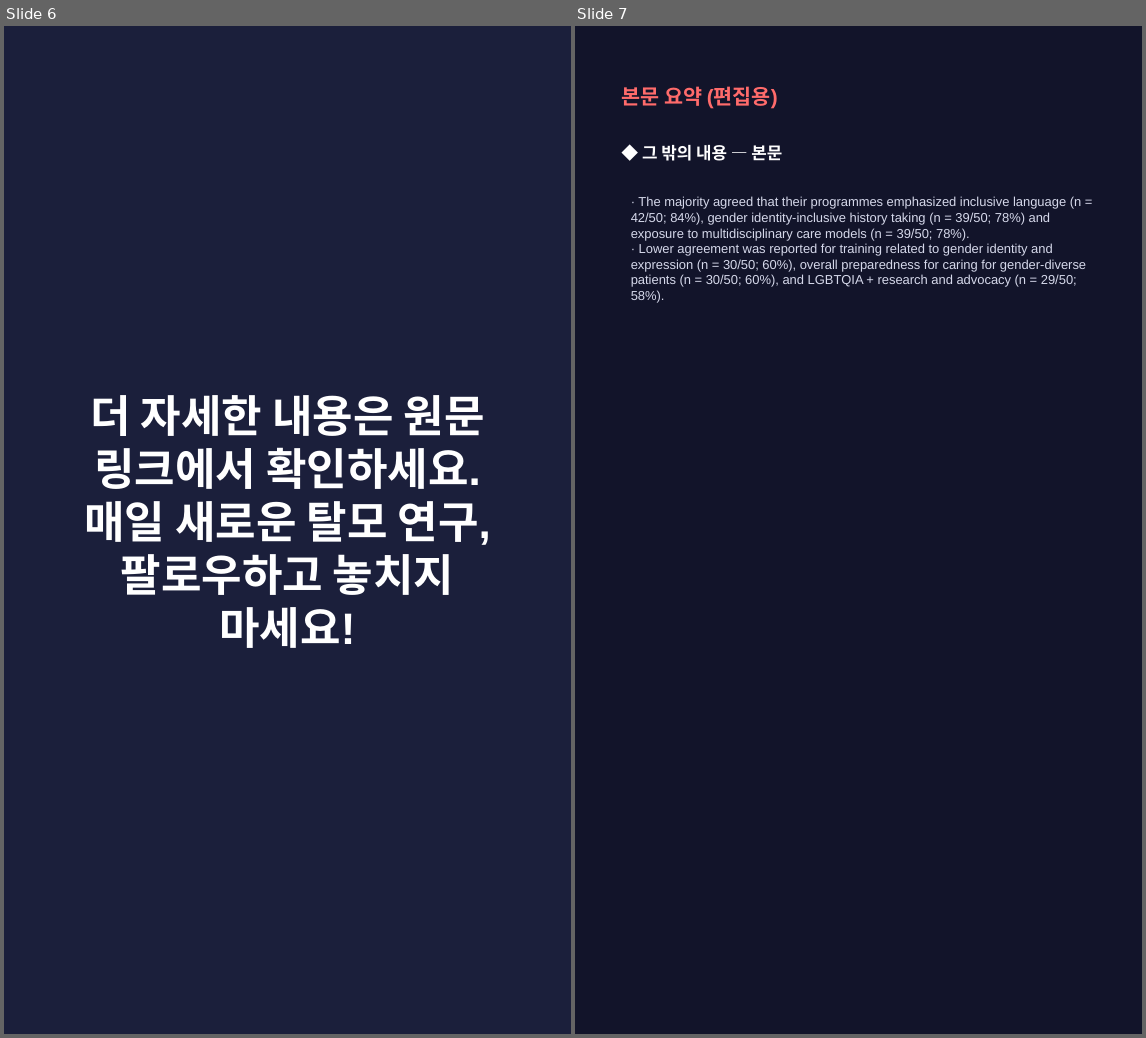
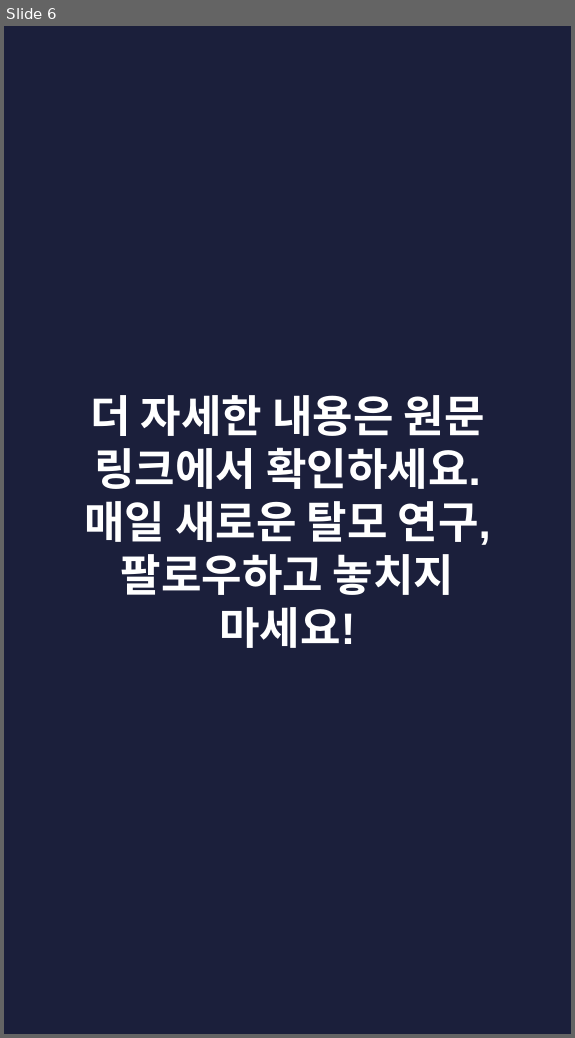
Before and after one commit to hyokang2010-BJ-ANTH/product-builder-test, a slide deck: pwa/data/latest/slides.pptx. Shown side by side, each under a label of ours: slides 6 and 7 before the commit, slide 6 after it. The pictures are 1146x1038 and 575x1038 pixels, drawn with LibreOffice and Linux fonts; fonts in the diff are those of the drawing. Boxes give left, top, right and bottom in pixels: in the first picture for what was removed or moved away, otherwise in the second. Text is boxed around its words. In the diff, an @@ line names an element or a change of style, - is before the commit and + after.

```diff
--- a/pwa/data/latest/slides.pptx
+++ b/pwa/data/latest/slides.pptx
@@ slide 7 removed at (575,26,1142,1034), background #12142A @@
@@ text removed at (621,86,778,109) @@
-본문 요약 (편집용)
@@ text removed at (642,145,782,161) @@
-◆ 그 밖의 내용 — 본문
@@ text removed at (631,196,1086,303) @@
-· The majority agreed that their programmes emphasized inclusive language (n = 42/50; 84%), gender identity-inclusive history taking (n = 39/50; 78%) and exposure to multidisciplinary care models (n = 39/50; 78%).
-· Lower agreement was reported for training related to gender identity and expression (n = 30/50; 60%), overall preparedness for caring for gender-diverse patients (n = 30/50; 60%), and LGBTQIA + research and advocacy (n = 29/50; 58%).
```
Also in this commit, not shown: 2 slides changed, 5 slides added, 3 other slides removed, 26 other files.
